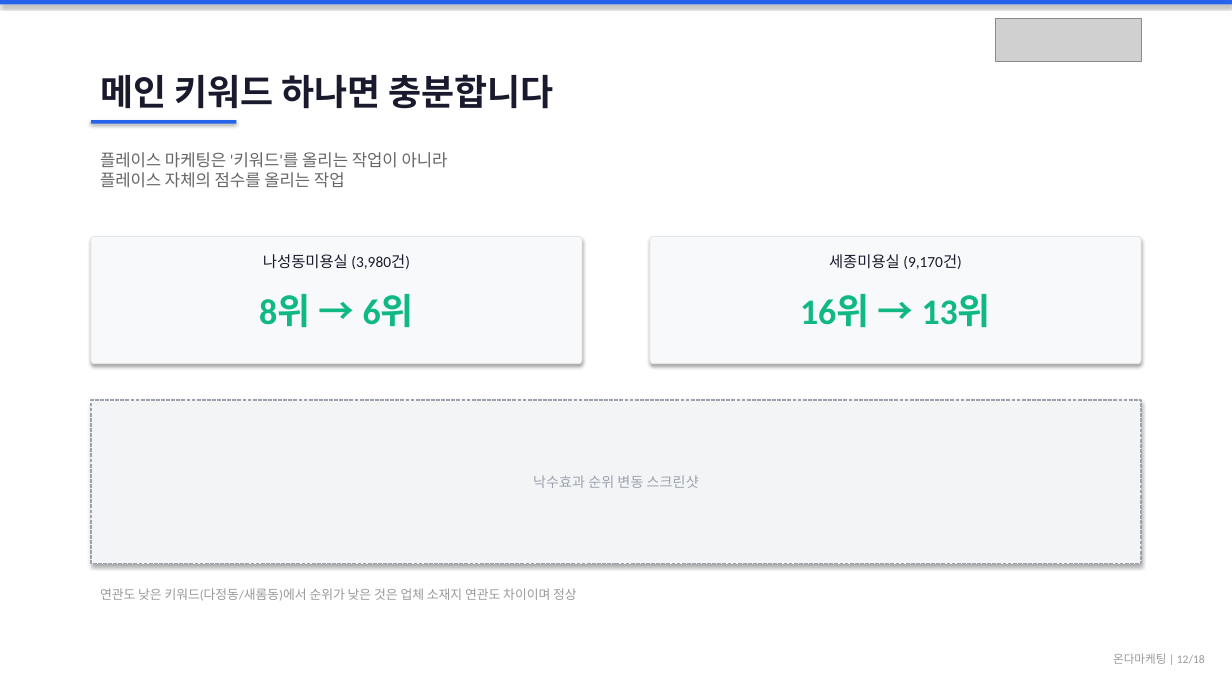
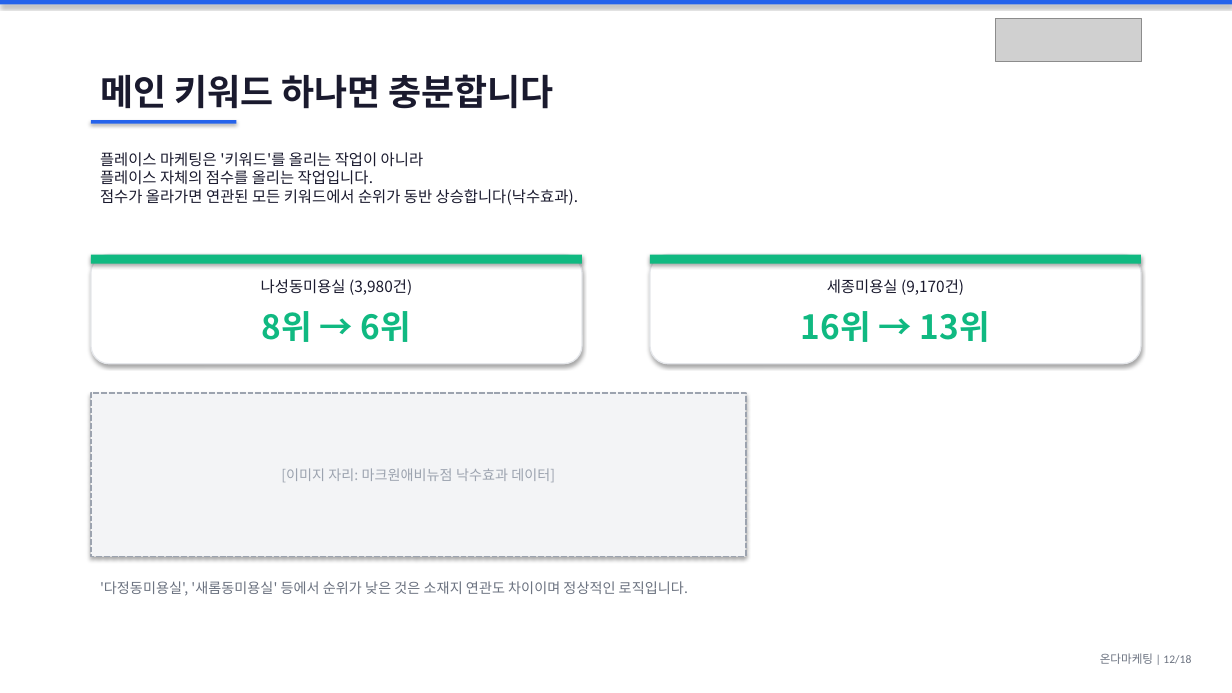
Before and after one commit to didai64595021-ui/onda-hompage, a slide deck: slide 12 of 마드모아젤헤어_제안서.pptx. Drawn at 1232x693 pixels with LibreOffice and Linux fonts; fonts in the diff are those of the drawing; grey boxes stand for pictures. Boxes give left, top, right and bottom in pixels: in the first picture for what was removed or moved away, otherwise in the second. Text is boxed around its words. In the diff, an @@ line names an element or a change of style, - is before the commit and + after.

Commit message:
fix: 제안서 PPT 정렬+디자인 전면 고도화 (그리드통일, 로고삽입, 컬러코딩, Q&A레이아웃)

```diff
--- a/마드모아젤헤어_제안서.pptx
+++ b/마드모아젤헤어_제안서.pptx
@@ text at box(100, 152, 578, 205): text changed; size 13 to 12 pt; font Calibri to Noto Sans CJK KR; text colour #666666 to #1A1A2E @@
-플레이스 마케팅은 '키워드'를 올리는 작업이 아니라
-플레이스 자체의 점수를 올리는 작업
+플레이스 마케팅은 '키워드'를 올리는 작업이 아니라
+플레이스 자체의 점수를 올리는 작업입니다.
+점수가 올라가면 연관된 모든 키워드에서 순위가 동반 상승합니다(낙수효과).
@@ rounded rectangle: place and size @@
-rounded rectangle at box(91, 237, 581, 364)
+rounded rectangle at box(91, 255, 581, 364)
@@ rounded rectangle at box(91, 255, 581, 364): fill #F8F9FA to #FFFFFF; outline #E5E7EB 0.75 pt to #E5E7EB 1 pt; proportions changed @@
@@ rectangle added at box(91, 255, 581, 264), fill #10B981 @@
@@ rounded rectangle at box(650, 255, 1141, 364): fill #F8F9FA to #FFFFFF; outline #E5E7EB 0.75 pt to #E5E7EB 1 pt; proportions changed @@
@@ rounded rectangle: place and size @@
-rounded rectangle at box(650, 237, 1141, 364)
+rounded rectangle at box(650, 255, 1141, 364)
@@ rectangle added at box(650, 255, 1141, 264), fill #10B981 @@
@@ text "나성동미용실 (3,980건)": place and size @@
-text "나성동미용실 (3,980건)" at box(263, 254, 410, 269)
+text "나성동미용실 (3,980건)" at box(261, 279, 412, 295)
@@ text "나성동미용실 (3,980건)" at box(261, 279, 412, 295): font Calibri to Noto Sans CJK KR; less space between paragraphs @@
@@ text "세종미용실 (9,170건)" at box(827, 279, 964, 295): font Calibri to Noto Sans CJK KR; less space between paragraphs @@
@@ text "세종미용실 (9,170건)": place and size @@
-text "세종미용실 (9,170건)" at box(829, 254, 962, 269)
+text "세종미용실 (9,170건)" at box(827, 279, 964, 295)
@@ text "8위 → 6위": place and size @@
-text "8위 → 6위" at box(259, 294, 414, 327)
+text "8위 → 6위" at box(262, 311, 411, 342)
@@ text "8위 → 6위" at box(262, 311, 411, 342): size 28 to 26 pt, font Calibri to Noto Sans CJK KR; less space between paragraphs @@
@@ text "16위 → 13위" at box(801, 311, 990, 342): size 28 to 26 pt, font Calibri to Noto Sans CJK KR; less space between paragraphs @@
@@ text "16위 → 13위": place and size @@
-text "16위 → 13위" at box(800, 294, 991, 327)
+text "16위 → 13위" at box(801, 311, 990, 342)
@@ rectangle removed at box(91, 400, 1141, 564) @@
-낙수효과 순위 변동 스크린샷
@@ rectangle added at box(91, 393, 746, 556), fill #F3F4F6, outline #9CA3AF 1.5 pt dashed, 11 pt, text #9CA3AF @@
+[이미지 자리: 마크원애비뉴점 낙수효과 데이터]
@@ text at box(100, 581, 688, 596): text changed; size 10 to 11 pt; font Calibri to Noto Sans CJK KR; text colour #999999 to #6B7280 @@
-연관도 낮은 키워드(다정동/새롬동)에서 순위가 낮은 것은 업체 소재지 연관도 차이이며 정상
+'다정동미용실', '새롬동미용실' 등에서 순위가 낮은 것은 소재지 연관도 차이이며 정상적인 로직입니다.
@@ text "온다마케팅 | 12/18" at box(1100, 653, 1191, 664): text colour #999999 to #6B7280 @@
```
Also in this commit, not shown: 17 other slides changed, 1 other file.
